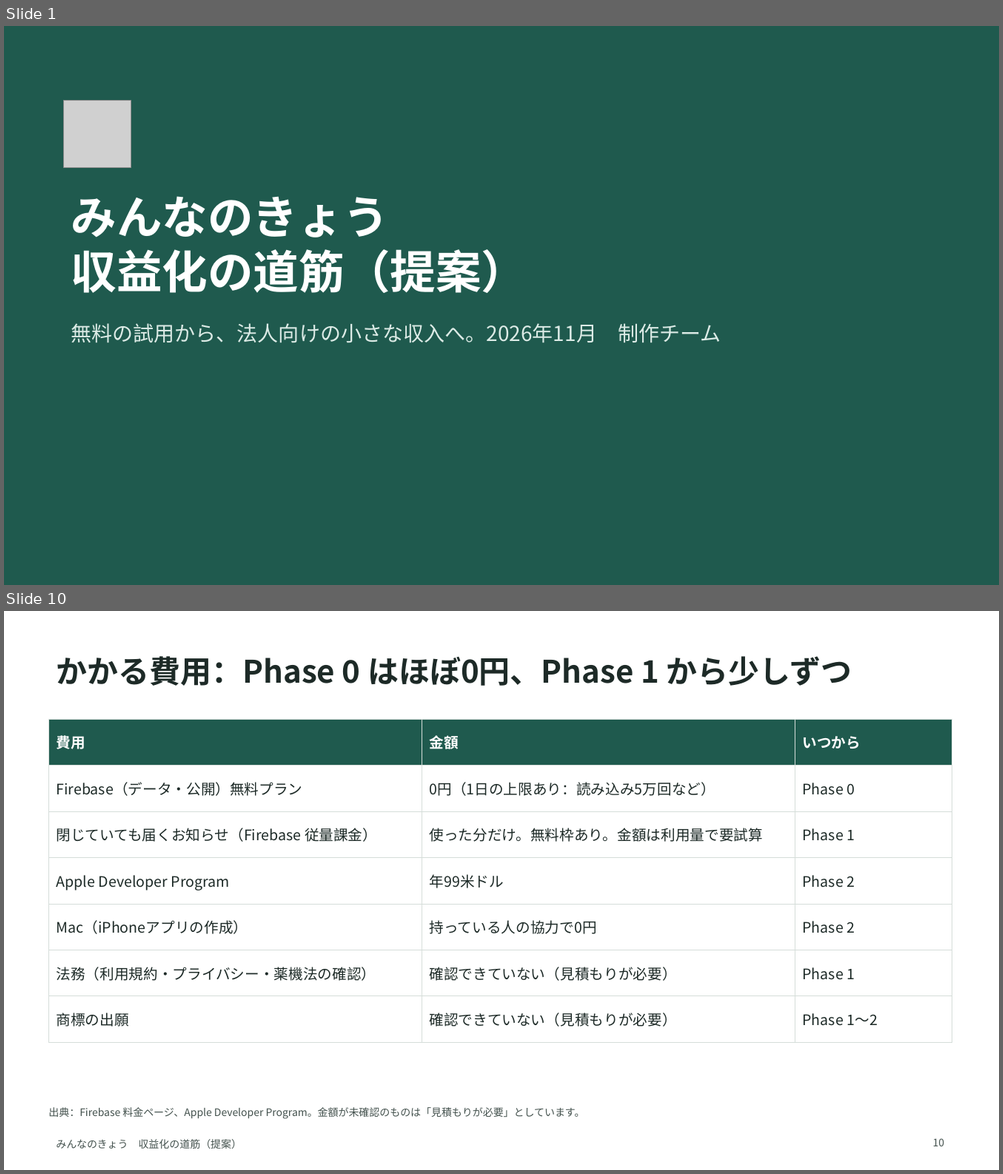
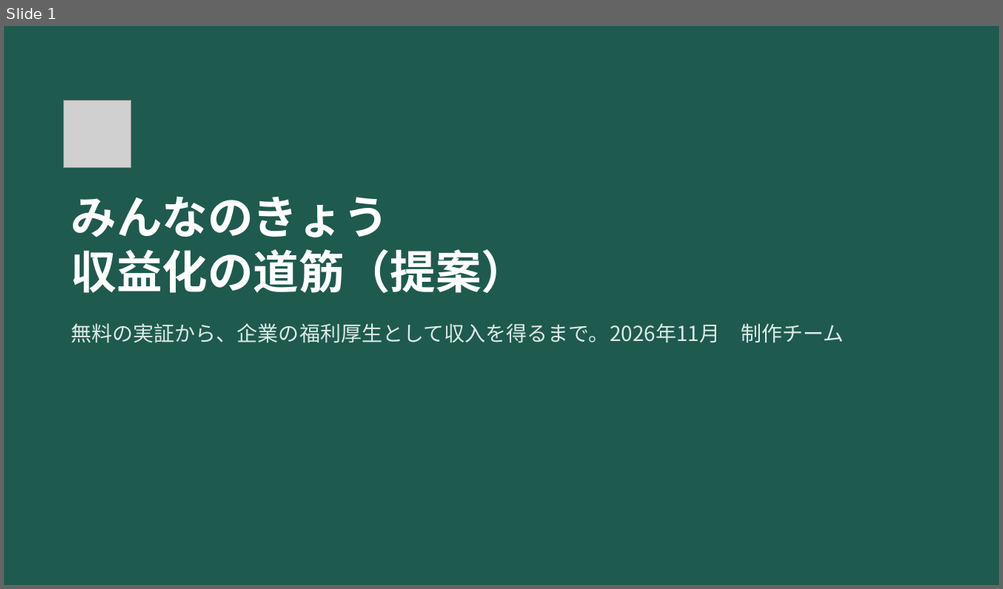
Before and after one commit to sakurabloomyou/Sunplaza-supermarket, a slide deck: minnanokyou-business/minnanokyou_monetization_plan.pptx. Shown one above the other, each under a label of ours: slides 1 and 10 before the commit, slide 1 after it; the slides between them are not shown. The pictures are 1003x1174 and 1003x589 pixels, drawn with LibreOffice and Linux fonts; fonts in the diff are those of the drawing; grey boxes stand for pictures. Boxes give left, top, right and bottom in pixels: in the first picture for what was removed or moved away, otherwise in the second. Text is boxed around its words. In the diff, an @@ line names an element or a change of style, - is before the commit and + after.

```diff
--- a/minnanokyou-business/minnanokyou_monetization_plan.pptx
+++ b/minnanokyou-business/minnanokyou_monetization_plan.pptx
@@ slide 10 removed at box(4, 611, 999, 1170), background #FFFFFF @@
@@ title removed at box(56, 656, 852, 686) @@
-かかる費用：Phase 0 はほぼ0円、Phase 1 から少しずつ
@@ table removed at box(48, 719, 951, 1030), 7 rows, 3 columns @@
-費用 | 金額 | いつから
-Firebase（データ・公開）無料プラン | 0円（1日の上限あり：読み込み5万回など） | Phase 0
-閉じていても届くお知らせ（Firebase 従量課金） | 使った分だけ。無料枠あり。金額は利用量で要試算 | Phase 1
-Apple Developer Program | 年99米ドル | Phase 2
-Mac（iPhoneアプリの作成） | 持っている人の協力で0円 | Phase 2
-法務（利用規約・プライバシー・薬機法の確認） | 確認できていない（見積もりが必要） | Phase 1
-商標の出願 | 確認できていない（見積もりが必要） | Phase 1〜2
@@ text removed at box(48, 1108, 585, 1119) @@
-出典：Firebase 料金ページ、Apple Developer Program。金額が未確認のものは「見積もりが必要」としています。
@@ text removed at box(56, 1139, 242, 1149) @@
-みんなのきょう 収益化の道筋（提案）
@@ page number removed at box(933, 1139, 945, 1147) @@
-10
@@ slide 1 changed as well @@
@@ text at box(71, 323, 844, 343): text changed @@
-無料の試用から、法人向けの小さな収入へ。2026年11月 制作チーム
+無料の実証から、企業の福利厚生として収入を得るまで。2026年11月 制作チーム
```
Also in this commit, not shown: 6 other slides changed, 3 slides added, 7 other slides removed, 1 other file.
